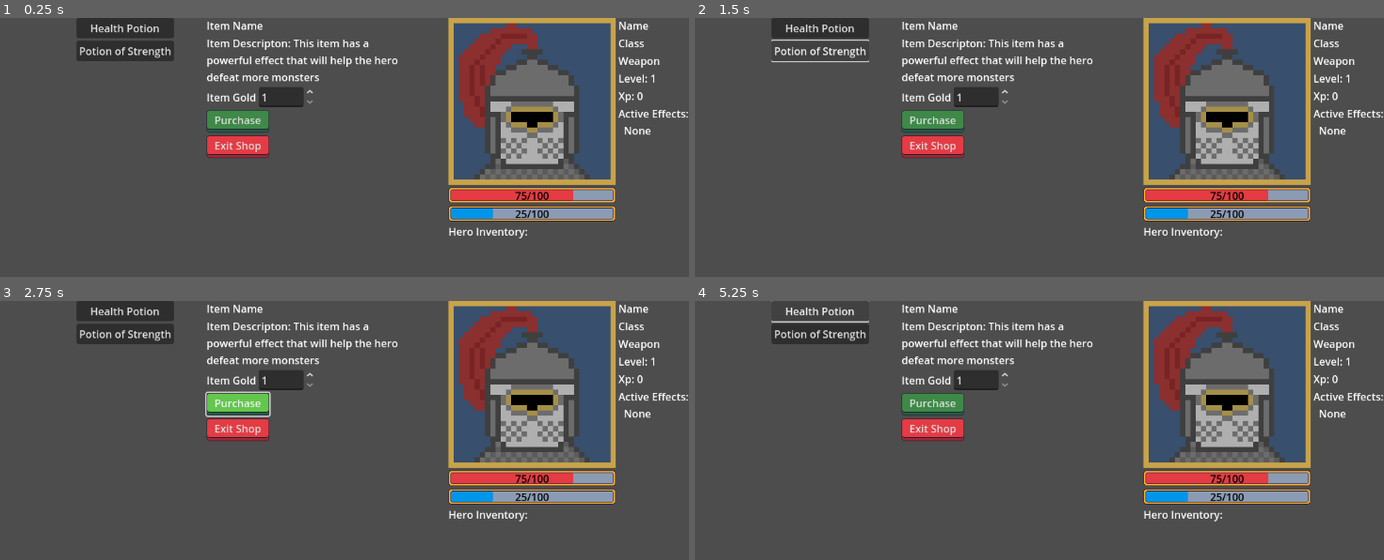
Above: before the commit, frames 1-4 (two rows, left to right).
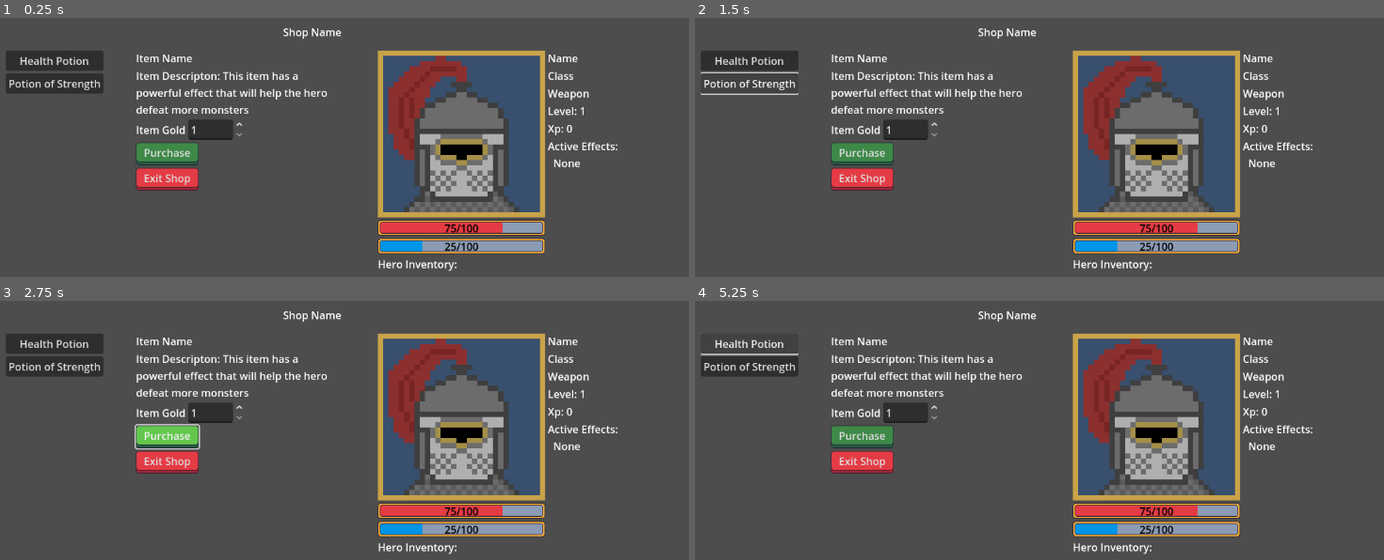
Above: after the commit, the same moments.

Repository: navtges3/PixelValley
Game: Godot game, scene res://scenes/ui/screens/shop_screen.tscn
Two runs of this game, one before a commit and one after it. Both use one fixed random seed, a clock stepped at 60 frames per second and the inputs below. This scene is started directly instead of the project's main scene.
Inputs:
- Up to frame 1 (0.25 s): no input
- Up to frame 2 (1.5 s): click "Health Potion" at 0.5 s; click "Potion of Strength" at 1.25 s
- Up to frame 3 (2.75 s): click "Purchase" at 2 s
- Up to frame 4 (5.25 s): click "Health Potion" at 2.75 s; click "Potion of Strength" at 3.5 s; click "Purchase" at 4.25 s; click "Health Potion" at 5 s

The runs differ from the first frame. In frame 1, 36% of the frame differs, in the area x 0-100%, y 0-98%; in frame 2, 35%; in frame 3, 37%; in frame 4, 35%.

Commit message:
Improved shopscreen layout

Diff:
--- a/scenes/ui/screens/shop_screen.tscn
+++ b/scenes/ui/screens/shop_screen.tscn
@@ -14,15 +14,31 @@
 grow_vertical = 2
 script = ExtResource("1_wjsap")
 
+[node name="ShopNameLabel" type="Label" parent="."]
+layout_mode = 1
+anchors_preset = -1
+anchor_left = 0.5
+anchor_right = 0.5
+offset_left = -45.0
+offset_top = 10.0
+offset_right = 45.0
+offset_bottom = 23.0
+grow_horizontal = 2
+text = "Shop Name"
+
 [node name="HBoxContainer" type="HBoxContainer" parent="."]
 layout_mode = 1
-anchors_preset = 15
+anchors_preset = -1
 anchor_right = 1.0
 anchor_bottom = 1.0
+offset_left = 10.0
+offset_top = 50.0
+offset_right = -10.0
+offset_bottom = -10.0
 grow_horizontal = 2
 grow_vertical = 2
 theme_override_constants/separation = 50
-alignment = 2
+alignment = 1
 
 [node name="ScrollContainer" type="ScrollContainer" parent="HBoxContainer"]
 layout_mode = 2
